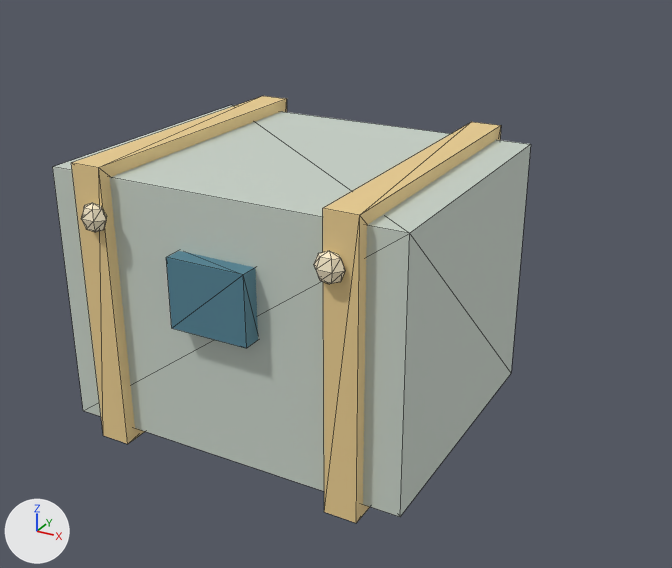
Renders of the glTF model public/models/marine-loot-0.glb from each side of a commit.
The view is the same before and after, from a 50 mm lens placed at (1.118, -1.861, 0.939), pointed at (0.086, 0.015, 0.001). Arrows for +X, +Y and +Z are at lower left; the lights stay in place. The first picture is the older version. Mesh edges are drawn as thin lines. Vertices at exactly the same position are counted once.

The first picture shows 'marine-loot-0'.
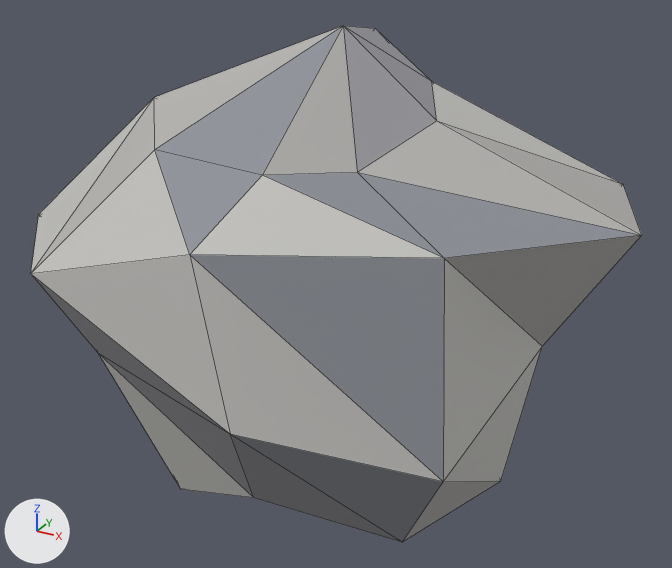
Scene script edits in JSON lines:
```json
{"block": "me_marine_loot_0", "where": "# used by ob_marine_loot_0; location = (0.0, 0.0, 0.0)"}
{"op": "remove", "block": "me_marine_loot_0", "code": "me_marine_loot_0.from_pydata(...)  # 72 vertices, 120 faces; spans x -0.45..0.45, y -0.422..0.39, z -0.355..0.355"}
{"op": "add", "block": "me_marine_loot_0", "code": "me_marine_loot_0.from_pydata(...)  # 38 vertices, 72 faces; spans x -0.729..0.807, y -0.613..0.617, z -0.572..0.624"}
{"block": "me_marine_loot_0", "change": "me_marine_loot_0 part 1: the loose piece of 20 vertices spanning x -0.335..-0.265, y -0.422..-0.378, z 0.205..0.275 is deleted"}
{"block": "me_marine_loot_0", "change": "me_marine_loot_0 part 2: the loose piece of 20 vertices spanning x 0.265..0.335, y -0.422..-0.378, z 0.205..0.275 is deleted"}
{"block": "me_marine_loot_0", "change": "me_marine_loot_0 part 3: the loose piece of 8 vertices spanning x -0.36..-0.28, y -0.39..0.39, z -0.355..0.355 is deleted"}
{"block": "me_marine_loot_0", "change": "me_marine_loot_0 part 4: the loose piece of 8 vertices spanning x 0.28..0.36, y -0.39..0.39, z -0.355..0.355 is deleted"}
{"block": "me_marine_loot_0", "change": "me_marine_loot_0 part 5: the loose piece of 8 vertices spanning x -0.1..0.1, y -0.405..-0.355, z 0.015..0.185 is deleted"}
{"block": "me_marine_loot_0", "change": "me_marine_loot_0 part 6"}
{"block": "me_marine_loot_0", "change": "8 vertices are removed from x -0.45..0.45, y -0.36..0.36, z -0.325..0.325"}
{"block": "me_marine_loot_0", "change": "12 faces are deleted"}
{"block": "me_marine_loot_0", "change": "38 vertices are added at x -0.729..0.807, y -0.613..0.617, z -0.572..0.624"}
{"block": "me_marine_loot_0", "change": "72 new faces join them"}
```

Location of each change, [x1, y1, x2, y2] in pixels of the pictures (672 x 568 px):
```json
{"object": "marine-loot-0", "change": "reshaped", "before": [53, 96, 531, 523], "after": [31, 26, 642, 542], "on screen": "28% wider, 21% taller"}
{"part": 1, "of": "me_marine_loot_0", "change": "deleted", "before": [82, 203, 107, 232], "on screen": "beige"}
{"part": 2, "of": "me_marine_loot_0", "change": "deleted", "before": [314, 251, 345, 284], "on screen": "beige"}
{"part": 3, "of": "me_marine_loot_0", "change": "deleted", "before": [71, 96, 287, 444], "on screen": "brown"}
{"part": 4, "of": "me_marine_loot_0", "change": "deleted", "before": [323, 122, 501, 523], "on screen": "brown"}
{"part": 5, "of": "me_marine_loot_0", "change": "deleted", "before": [166, 251, 258, 348], "on screen": "cyan"}
{"part": 6, "of": "me_marine_loot_0", "change": "built on", "before": [53, 105, 531, 517], "after": [31, 26, 642, 542]}
```
